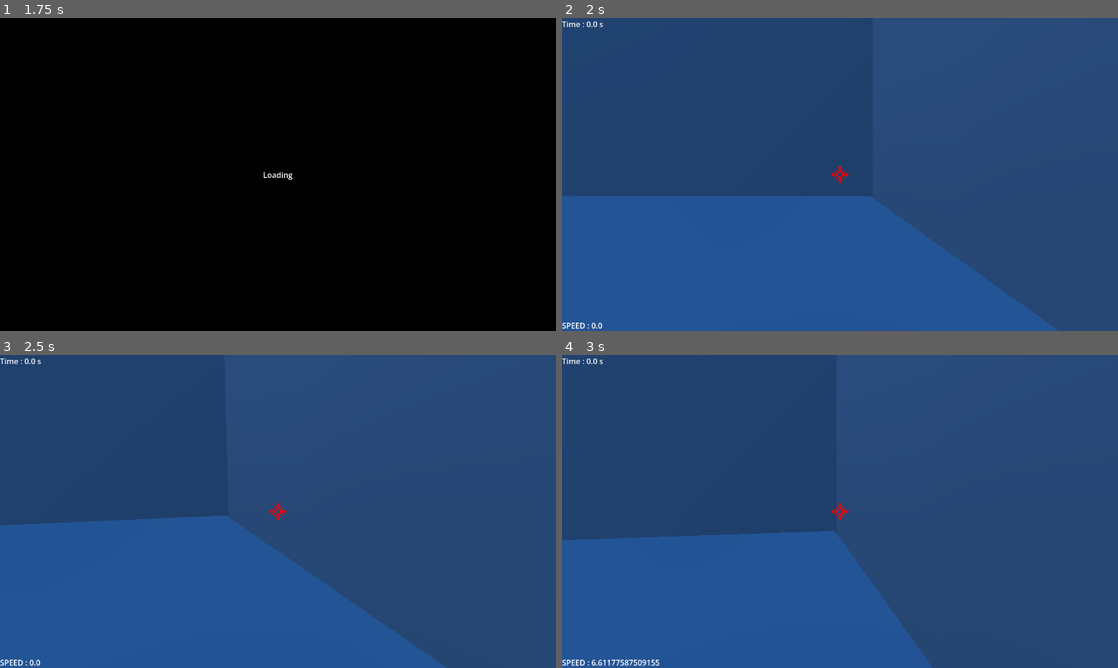
Above: before the commit, frames 1-4 (two rows, left to right).
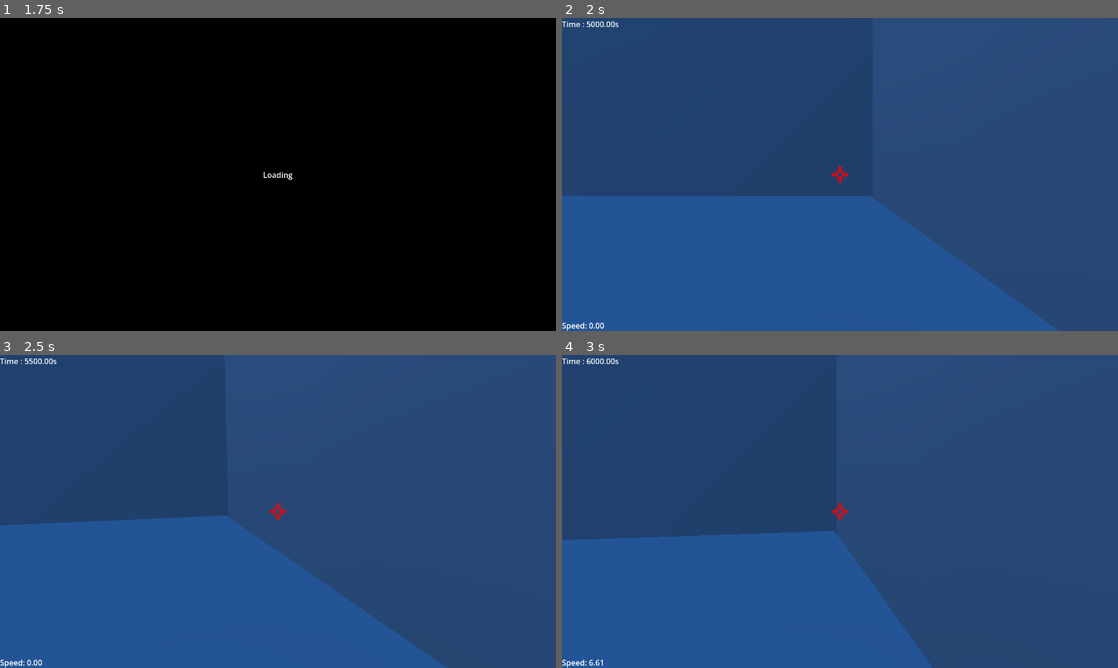
Above: after the commit, the same moments.

Repository: Lilianbazantay/Speed4Need
Game: Godot game, scene res://scenes/MainMenu/MainMenu.tscn
The game is run twice, just before and just after one commit, with the same random seed, the same clock (stepped at 60 frames per second) and the same inputs.
Inputs (mouse positions are in pixels of both pictures, inside the frame that each line leads up to):
- Up to frame 1 (1.75 s): click "PLAY" at 0.5 s; click (211, 149) at 1.27 s
- Up to frame 2 (2 s): no input
- Up to frame 3 (2.5 s): tap Enter (ui_accept) at 2 s; move the mouse to (305, 511) at 2.02 s; hold W (move_forward) from 2.03 s (still down); hold Ctrl (crouch) from 2.03 s (still down); tap Space (jump) at 2.27 s
- Up to frame 4 (3 s): keep holding W (move_forward); move the mouse to (812, 511) at 2.77 s; release Ctrl (crouch) at 2.78 s; tap E (grapple) at 2.85 s

Frame 1 is identical in both runs. In frame 2, 0.2% of the frame differs, in the area x 0-11%, y 1-100%; in frame 3, 0.2%; in frame 4, 0.3%, in the area x 0-18%, y 1-100%.

Commit message:
refactor(HUD): rework of timer and speed hud text

Diff:
--- a/scenes/Player/Player.gd
+++ b/scenes/Player/Player.gd
@@ -144,7 +144,7 @@
 
 	if velocity.z > PlayerRecord.max_speed :
 		PlayerRecord.max_speed = velocity.z
-	$HUD/Speed.text = "SPEED : " + str(abs(velocity.z))
+	$HUD/Speed.text = "Speed: %.2f" % abs(velocity.z)
 
 	if Input.is_action_just_pressed("crouch"):
 		is_crouching = true
--- a/scenes/Player/Player.tscn
+++ b/scenes/Player/Player.tscn
@@ -86,7 +86,7 @@
 [node name="Time" type="Label" parent="HUD" unique_id=65123962]
 layout_mode = 0
 offset_top = 1.0
-offset_right = 93.0
+offset_right = 260.0
 offset_bottom = 24.0
 text = "Time : 0.0 s"
 
@@ -108,8 +108,7 @@
 expand_mode = 1
 
 [node name="Timer" type="Timer" parent="HUD" unique_id=1774075730]
-wait_time = 0.1
-autostart = true
+wait_time = 9.223372e+18
 
 [node name="PauseMenu" type="Control" parent="." unique_id=109016279]
 visible = false
--- a/scenes/Player/timer.gd
+++ b/scenes/Player/timer.gd
@@ -2,7 +2,11 @@
 
 var time: float = 0.0
 
-func _on_timer_timeout() -> void:
-	time += 0.1
+func _ready() -> void:
+	if (!PlayerSettings.timerEnabled):
+		$Time.hide();
+
+func _process(_delta: float) -> void:
+	time = Time.get_ticks_msec()
 	$Time.text = "Time : %.2fs" % time
 	PlayerRecord.timer = time
